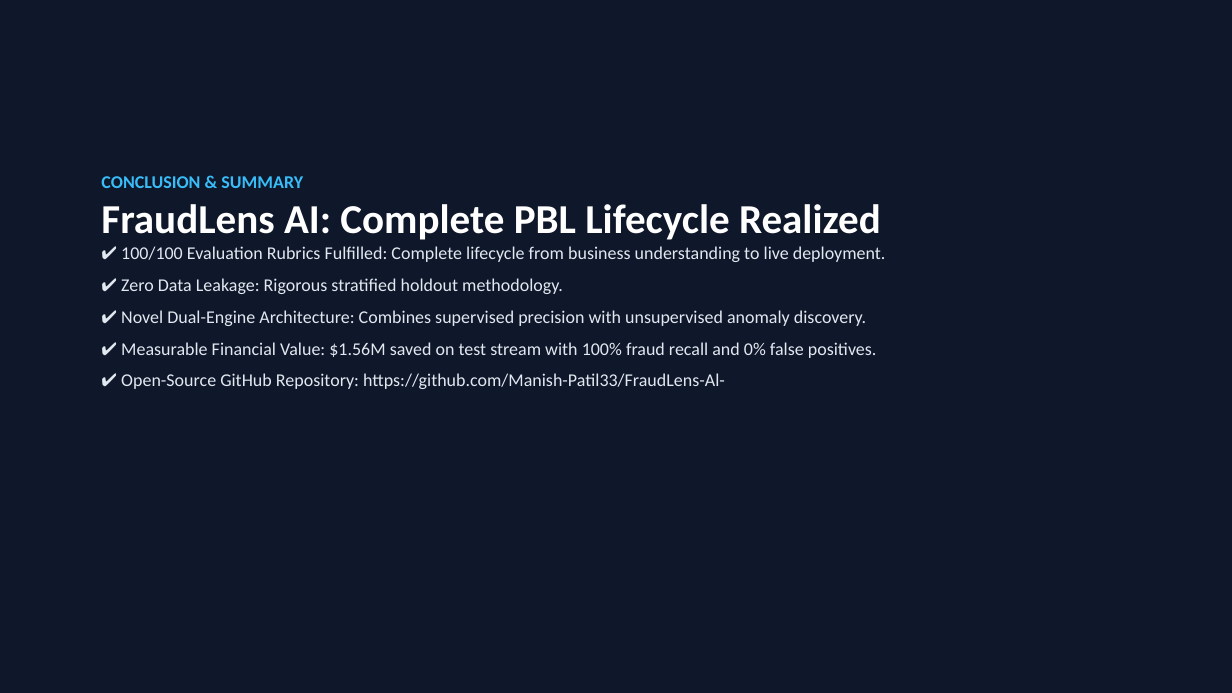
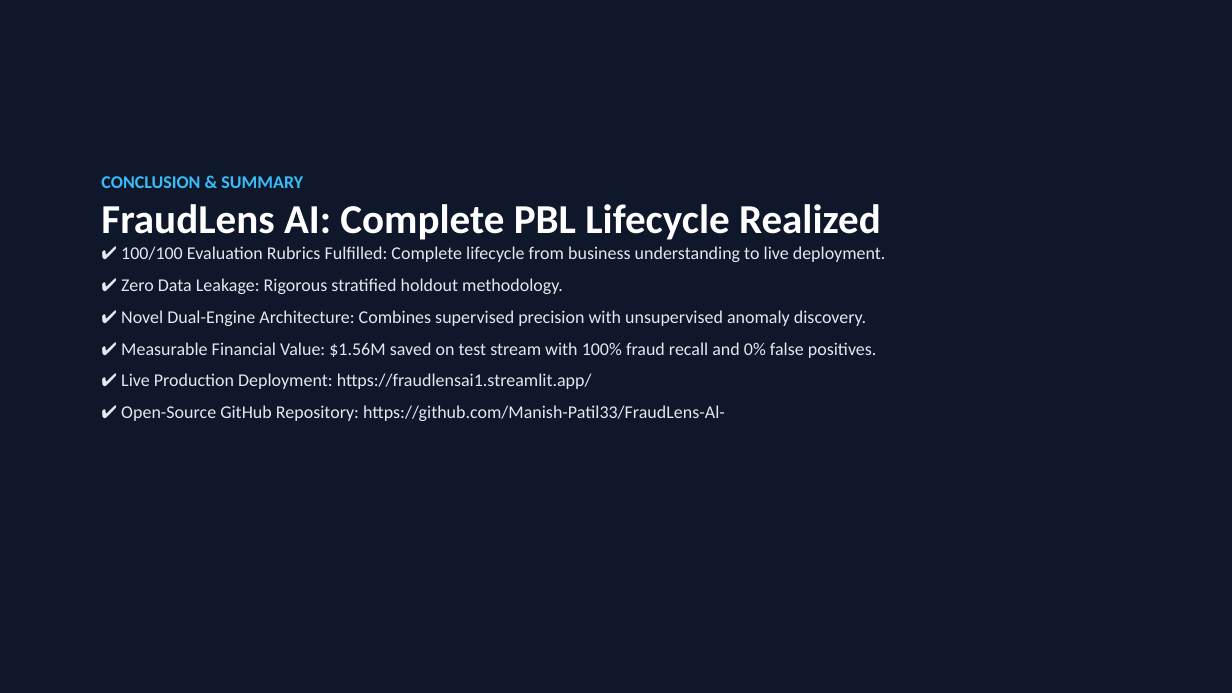
Before and after one commit to Manish-Patil33/FraudLens-Al-, a slide deck: slide 10 of reports/FraudLens_AI_Presentation.pptx. Drawn at 1232x693 pixels with LibreOffice and Linux fonts; fonts in the diff are those of the drawing. Boxes give left, top, right and bottom in pixels: in the first picture for what was removed or moved away, otherwise in the second. Text is boxed around its words. In the diff, an @@ line names an element or a change of style, - is before the commit and + after.

Commit message:
docs: embed deployed Streamlit web app URL and GitHub repository link across PPT, PDF reports and README

```diff
--- a/reports/FraudLens_AI_Presentation.pptx
+++ b/reports/FraudLens_AI_Presentation.pptx
@@ text at box(121, 373, 592, 389): paragraph added @@
+✔ Live Production Deployment: https://fraudlensai1.streamlit.app/
```
Also in this commit, not shown: 2 other slides changed, 6 other files.
